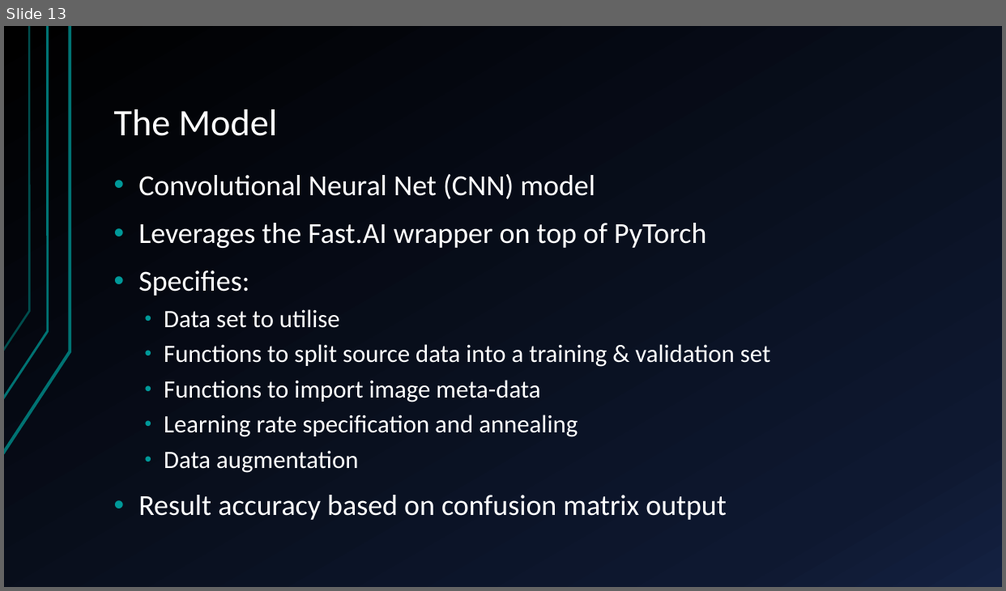
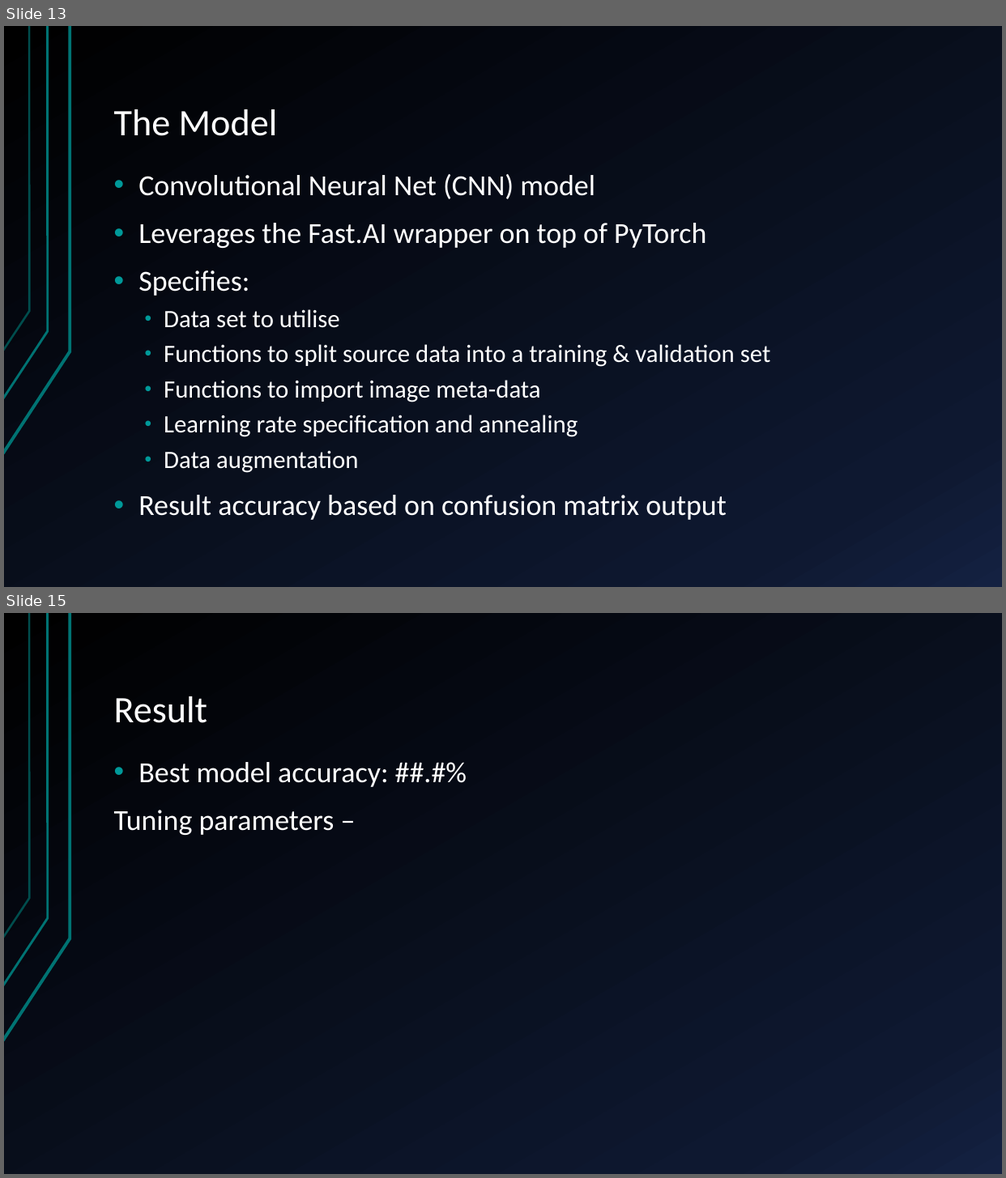
Before and after one commit to sofiary/teamunicornn, a slide deck: Western Power Hack-a-Gig Presentation.pptx. Shown one above the other, each under a label of ours: slide 13 before the commit, slides 13 and 15 after it; the slides between them are not shown. The pictures are 1006x591 and 1006x1178 pixels, drawn with LibreOffice and Linux fonts; fonts in the diff are those of the drawing. Boxes give left, top, right and bottom in pixels: in the first picture for what was removed or moved away, otherwise in the second. Text is boxed around its words. In the diff, an @@ line names an element or a change of style, - is before the commit and + after.

```diff
--- a/Western Power Hack-a-Gig Presentation.pptx
+++ b/Western Power Hack-a-Gig Presentation.pptx
@@ slide 15 added at (4,613,1002,1174), background gradient #000000 to #0F1931 to #142242; not listed: 3 template elements that a slide beside it also shows @@
@@ title added at (114,696,208,723), 36 pt, text #FFFFFF @@
+Result
@@ text added at (114,762,388,835), 28 pt, text #FFFFFF @@
+• Best model accuracy: ##.#%
+Tuning parameters –
```
Also in this commit, not shown: 3 slides changed, 4 other slides added, 1 slide removed.
